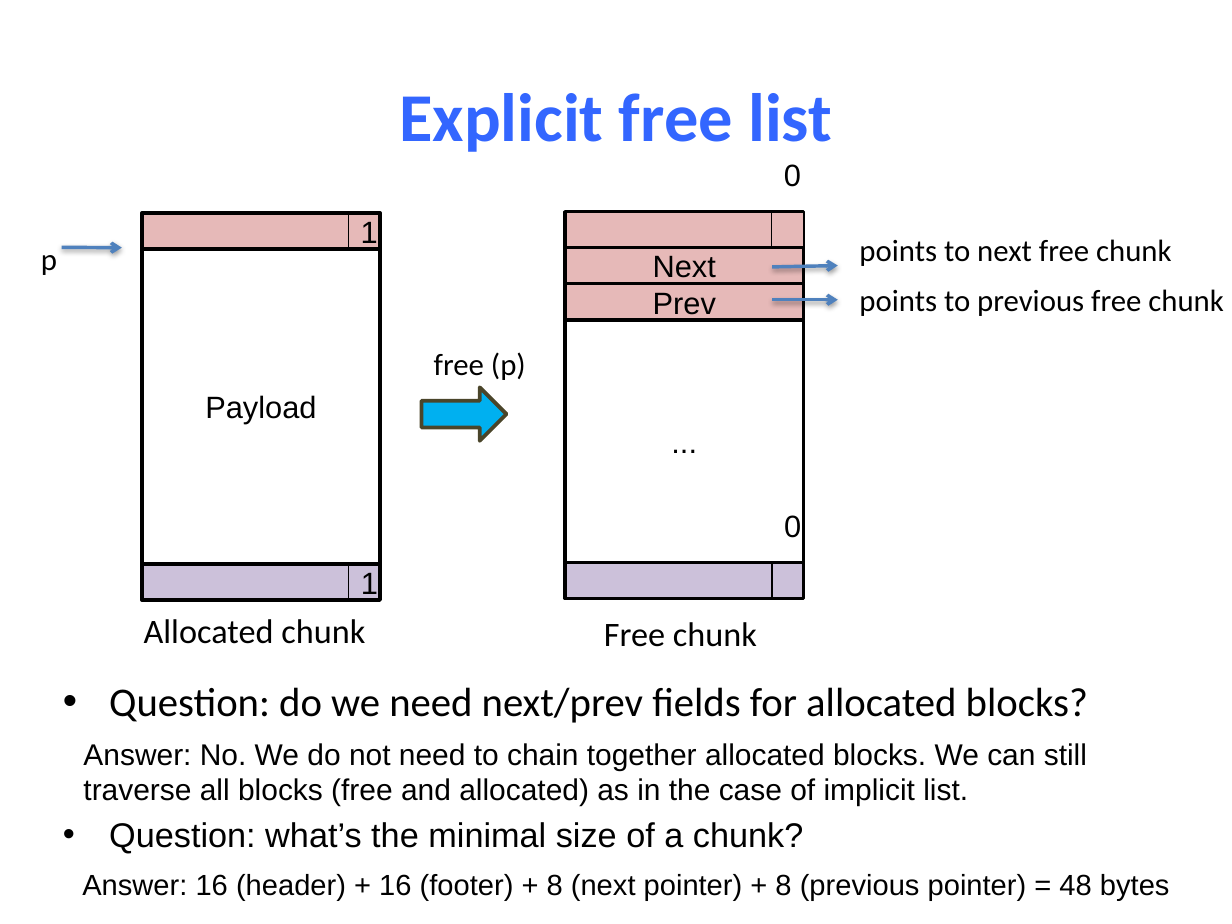
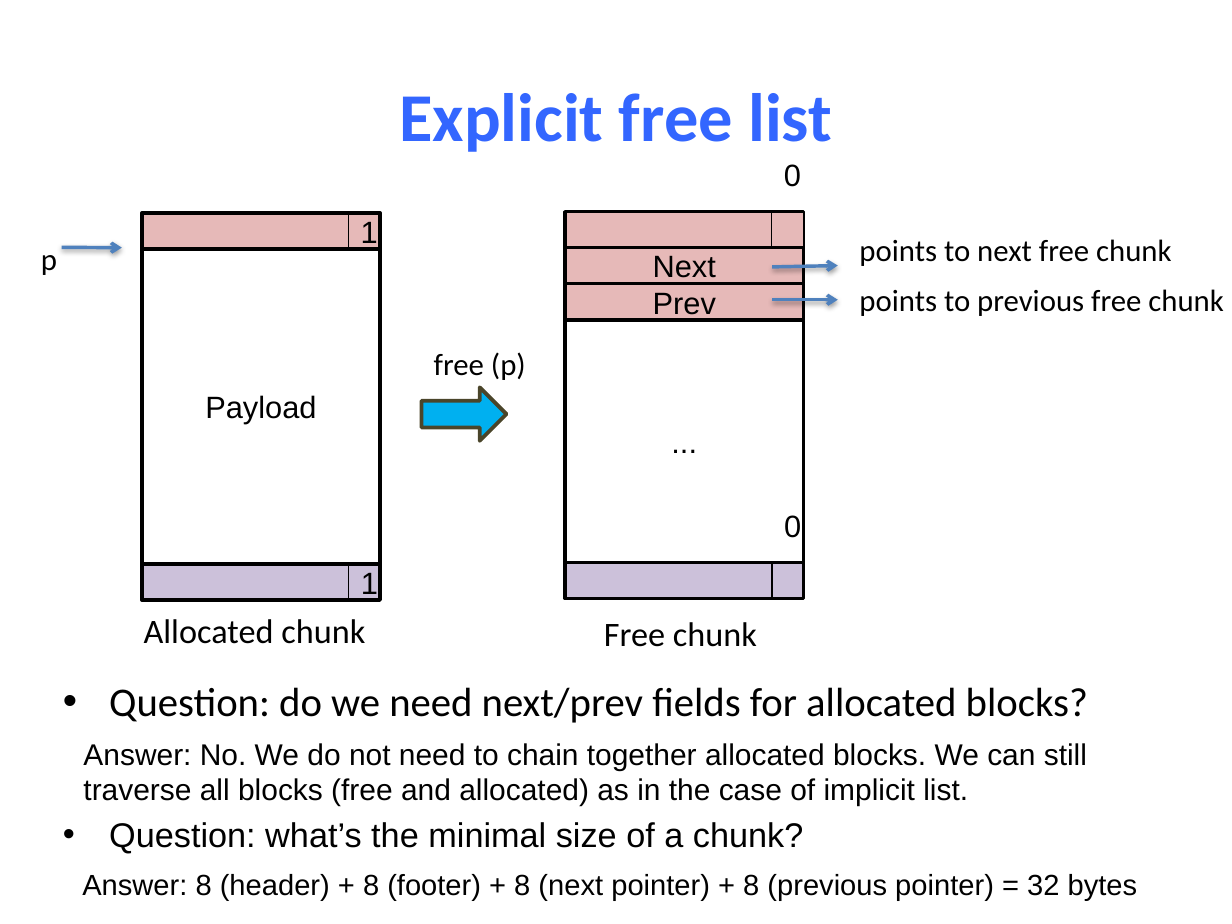
Before and after one commit to NYU-CSO/nyu-cso.github.io, a slide deck: slide 53 of notes/14-Dynamic_Allocator.pptx. Drawn at 1232x924 pixels with LibreOffice and Linux fonts; fonts in the diff are those of the drawing. Boxes give left, top, right and bottom in pixels: in the first picture for what was removed or moved away, otherwise in the second. Text is boxed around its words. In the diff, an @@ line names an element or a change of style, - is before the commit and + after.

```diff
--- a/notes/14-Dynamic_Allocator.pptx
+++ b/notes/14-Dynamic_Allocator.pptx
@@ text at (82, 874, 1138, 901): text changed @@
-Answer: 16 (header) + 16 (footer) + 8 (next pointer) + 8 (previous pointer) = 48 bytes
+Answer: 8 (header) + 8 (footer) + 8 (next pointer) + 8 (previous pointer) = 32 bytes
```
Also in this commit, not shown: 7 other slides changed, 1 other file.
